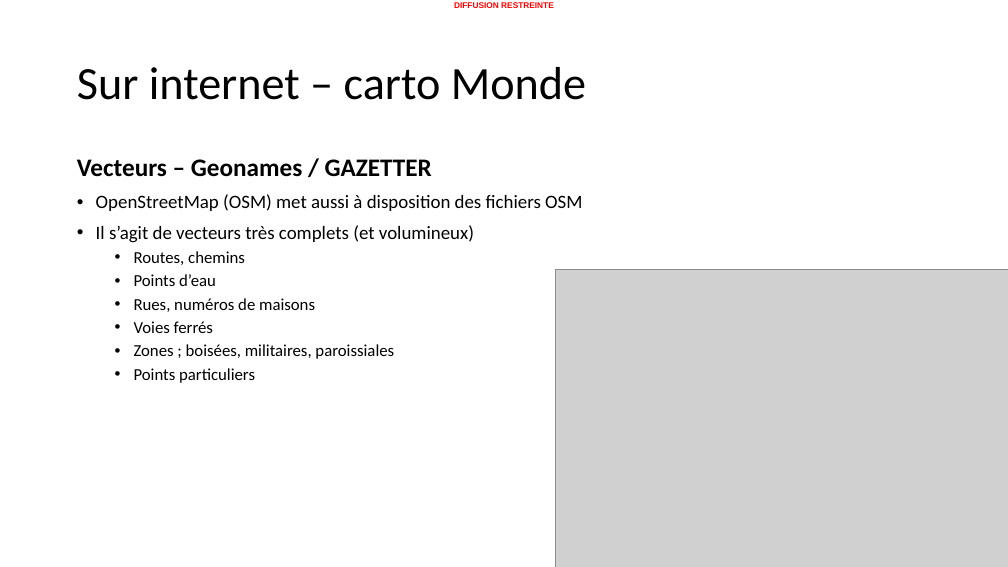
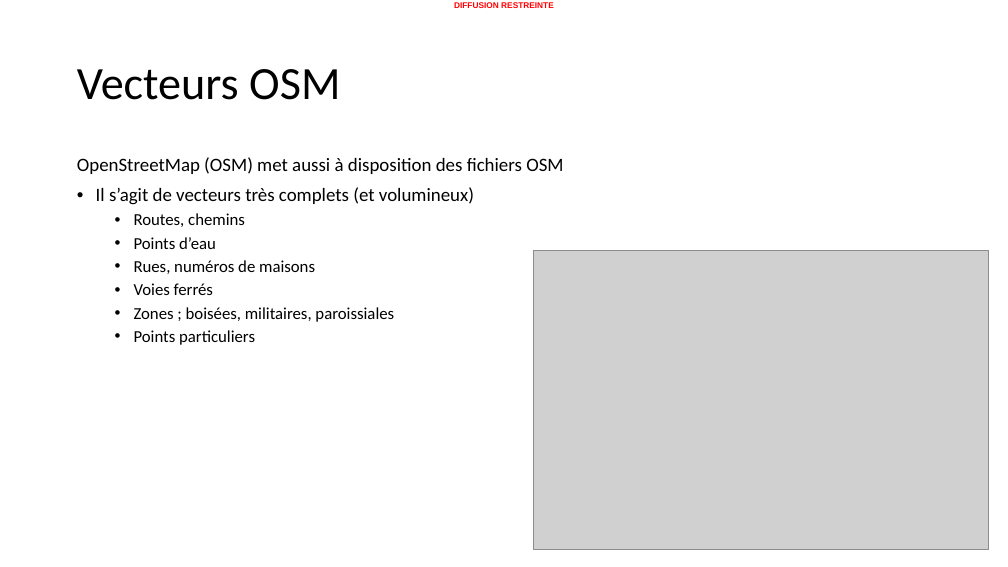
Before and after one commit to 20100dbg/OutilsGeo, a slide deck: slide 18 of cours/Guide - obtenir des cartes.pptx (slide 13 before the commit). Drawn at 1008x567 pixels with LibreOffice and Linux fonts; fonts in the diff are those of the drawing; grey boxes stand for pictures; background and template pictures are left out. Boxes give left, top, right and bottom in pixels: in the first picture for what was removed or moved away, otherwise in the second. Text is boxed around its words. In the diff, an @@ line names an element or a change of style, - is before the commit and + after.

```diff
--- a/cours/Guide - obtenir des cartes.pptx
+++ b/cours/Guide - obtenir des cartes.pptx
@@ title at <box>77,69,340,100</box>: text changed @@
-Sur internet – carto Monde
+Vecteurs OSM
@@ text at <box>77,159,432,177</box>: paragraph removed @@
-Vecteurs – Geonames / GAZETTER
@@ text at <box>77,157,563,174</box>: bullet • to none @@
@@ picture: place and size @@
-picture at <box>556,270,1008,567</box>
+picture at <box>534,251,988,551</box>
```
Also in this commit, not shown: 16 other slides changed, 9 slides added, 14 slides removed, 4 other files.
